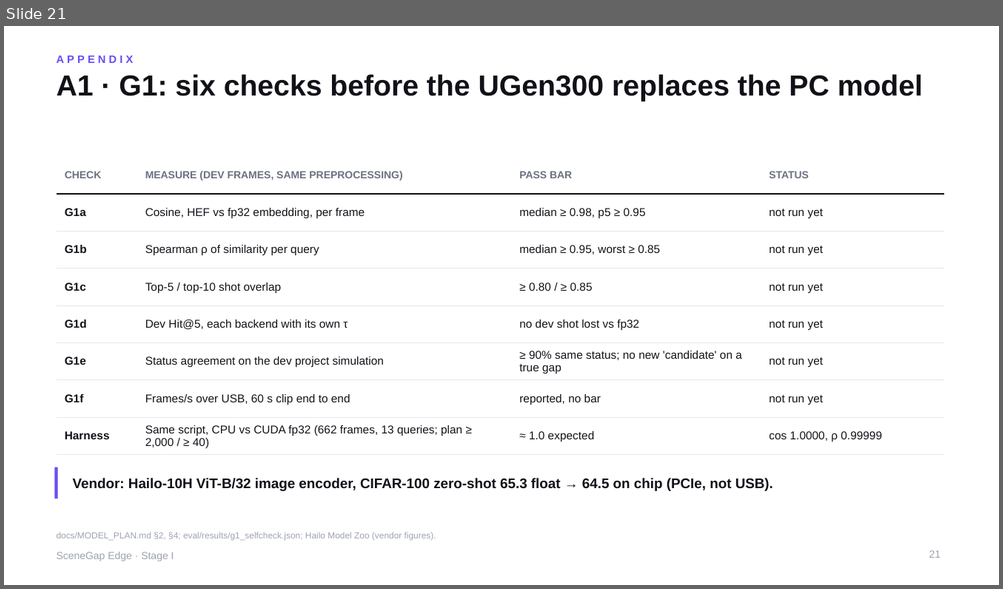
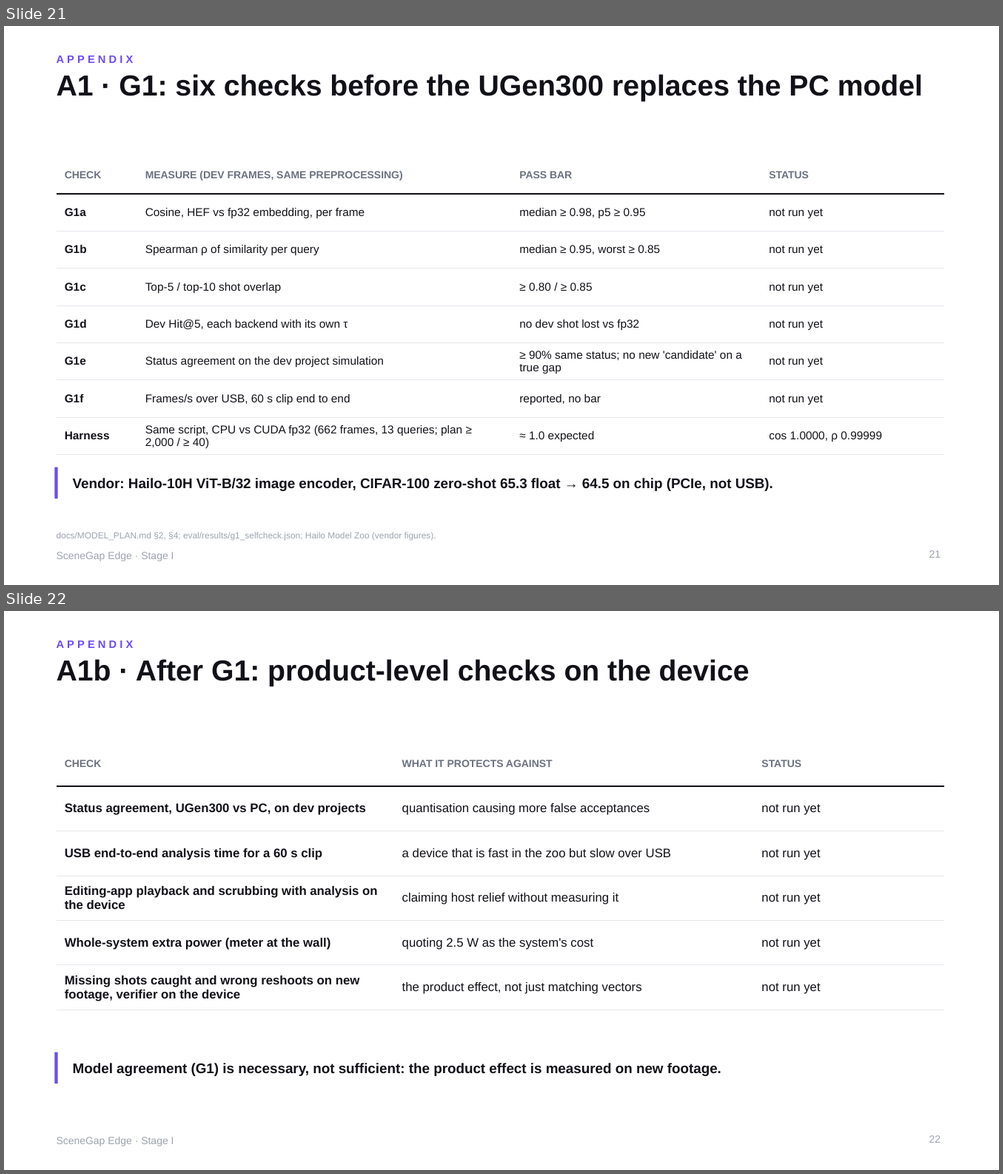
Before and after one commit to yu9bryan/scenegap-edge, a slide deck: docs/deck/SceneGapEdge_StageI_Proposal.pptx. Shown one above the other, each under a label of ours: slide 21 before the commit, slides 21 and 22 after it. The pictures are 1003x589 and 1003x1174 pixels, drawn with LibreOffice and Linux fonts; fonts in the diff are those of the drawing. Boxes give left, top, right and bottom in pixels: in the first picture for what was removed or moved away, otherwise in the second. Text is boxed around its words. In the diff, an @@ line names an element or a change of style, - is before the commit and + after.

```diff
--- a/docs/deck/SceneGapEdge_StageI_Proposal.pptx
+++ b/docs/deck/SceneGapEdge_StageI_Proposal.pptx
@@ slide 22 added at box(4, 611, 999, 1170), background #FFFFFF @@
@@ text added at box(57, 641, 134, 648), 10.5 pt, text #6C4CF5, bold @@
+APPENDIX
@@ title added at box(57, 659, 749, 686), 28 pt, text #111118, bold @@
+A1b · After G1: product-level checks on the device
@@ table added at box(57, 741, 944, 1005), 6 rows, 3 columns @@
+CHECK | WHAT IT PROTECTS AGAINST | STATUS
+Status agreement, UGen300 vs PC, on dev projects | quantisation causing more false acceptances | not run yet
+USB end-to-end analysis time for a 60 s clip | a device that is fast in the zoo but slow over USB | not run yet
+Editing-app playback and scrubbing with analysis on the device | claiming host relief without measuring it | not run yet
+Whole-system extra power (meter at the wall) | quoting 2.5 W as the system's cost | not run yet
+Missing shots caught and wrong reshoots on new footage, verifier on the device | the product effect, not just matching vectors | not run yet
@@ line added from (57, 1053) to (57, 1084), #6C4CF5 3 pt @@
@@ text added at box(73, 1063, 721, 1076), 13.5 pt, text #111118, bold @@
+Model agreement (G1) is necessary, not sufficient: the product effect is measured on new footage.
@@ text added at box(57, 1137, 174, 1147), 10 pt, text #9CA3AF @@
+SceneGap Edge · Stage I
@@ page number added at box(929, 1136, 941, 1143), 10 pt, text #9CA3AF @@
+22
```
Also in this commit, not shown: 9 slides changed, 5 other files.
